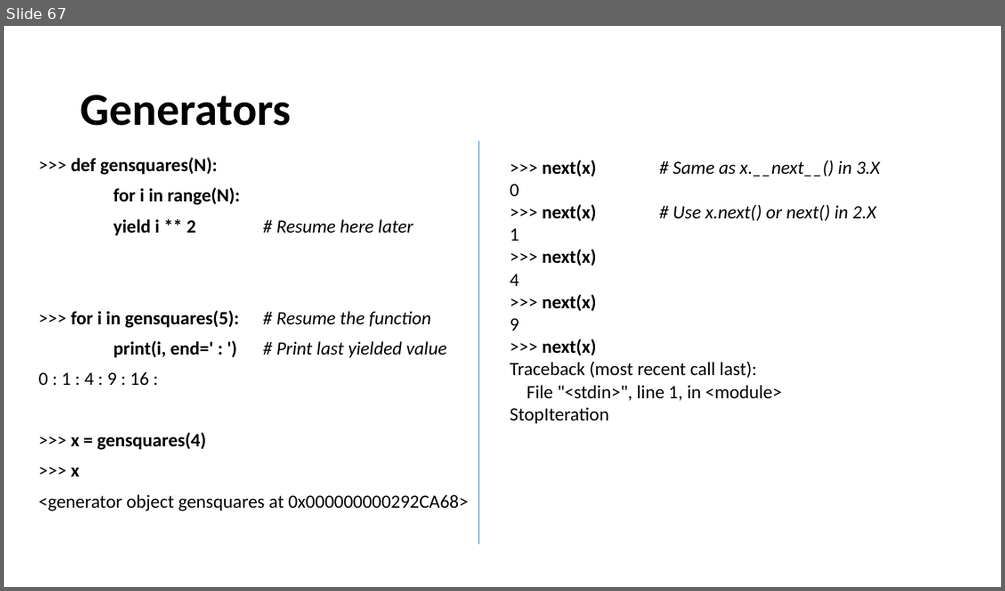
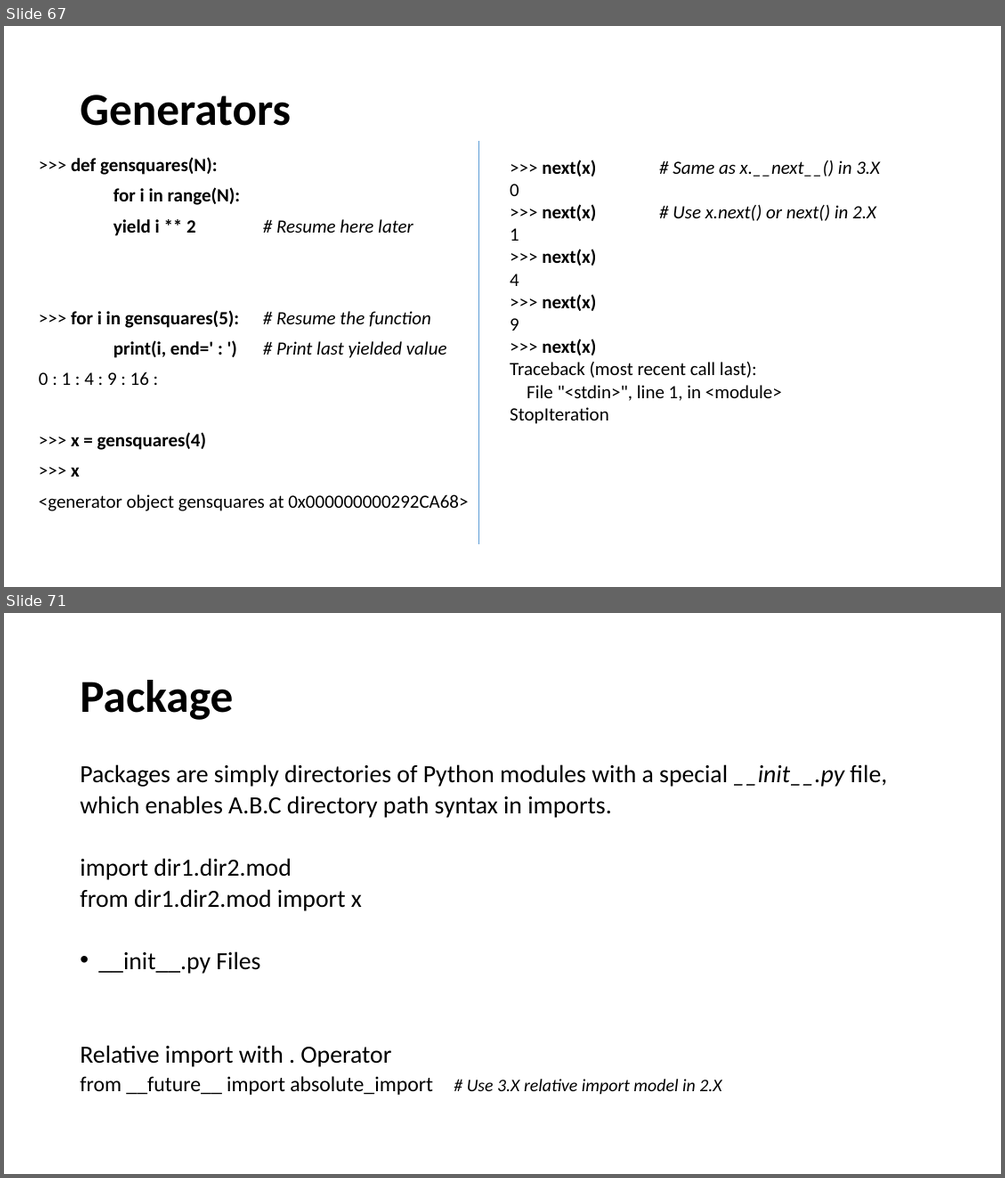
Before and after one commit to ankitagrawal579/Python, a slide deck: Python Ppt.pptx. Shown one above the other, each under a label of ours: slide 67 before the commit, slides 67 and 71 after it; the slides between them are not shown. The pictures are 1005x591 and 1005x1178 pixels, drawn with LibreOffice and Linux fonts; fonts in the diff are those of the drawing. Boxes give left, top, right and bottom in pixels: in the first picture for what was removed or moved away, otherwise in the second. Text is boxed around its words. In the diff, an @@ line names an element or a change of style, - is before the commit and + after.

```diff
--- a/Python Ppt.pptx
+++ b/Python Ppt.pptx
@@ slide 71 added at [4,613,1001,1174], background #FFFFFF @@
@@ title added at [80,680,233,720], 44 pt, text #000000, bold @@
+Package
@@ text added at [80,764,887,1094], 23.8 pt, text #000000 @@
+Packages are simply directories of Python modules with a special __init__.py file,
+which enables A.B.C directory path syntax in imports.
+import dir1.dir2.mod
+from dir1.dir2.mod import x
+• __init__.py Files
+Relative import with . Operator
+from __future__ import absolute_import # Use 3.X relative import model in 2.X
```
Also in this commit, not shown: 3 other slides added.
